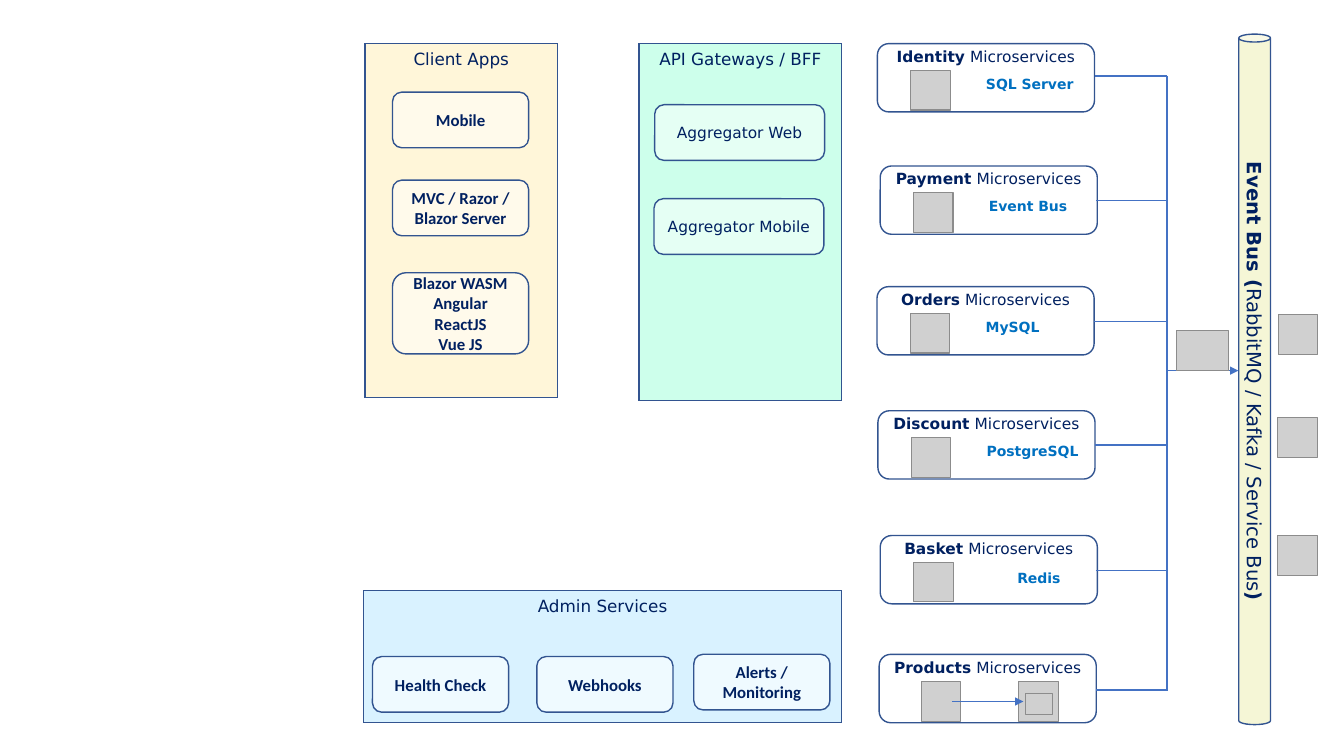
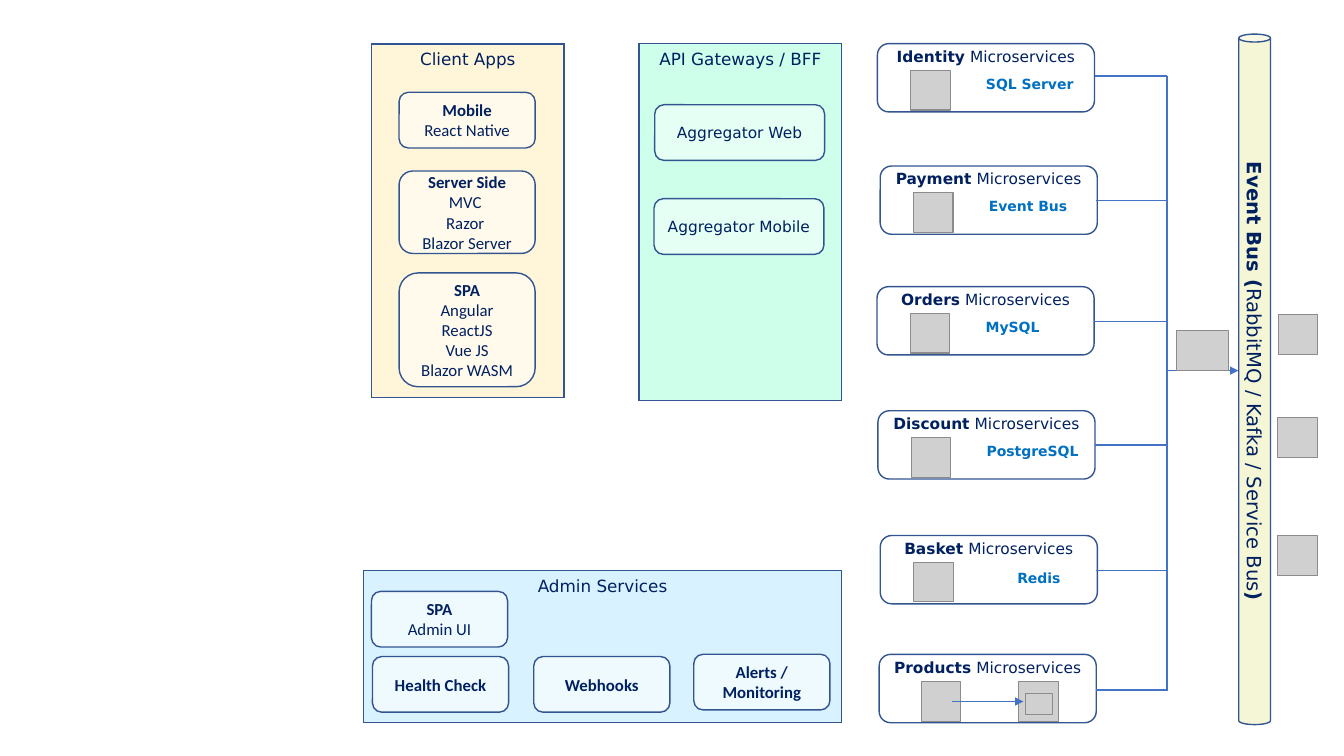
Before and after one commit to vishipayyallore/eshop-main, a slide deck: slide 1 of Documentation/Architecture.pptx. Drawn at 1344x756 pixels with LibreOffice and Linux fonts; fonts in the diff are those of the drawing; grey boxes stand for pictures. Boxes give left, top, right and bottom in pixels: in the first picture for what was removed or moved away, otherwise in the second. Text is boxed around its words. In the diff, an @@ line names an element or a change of style, - is before the commit and + after.

```diff
--- a/Documentation/Architecture.pptx
+++ b/Documentation/Architecture.pptx
@@ rectangle "Client Apps": place and size @@
-rectangle "Client Apps" at box(365, 43, 558, 397)
+rectangle "Client Apps" at box(372, 44, 565, 398)
@@ rounded rectangle "Mobile": place and size @@
-rounded rectangle "Mobile" at box(392, 92, 528, 147)
+rounded rectangle "Mobile" at box(399, 93, 535, 148)
@@ text in rounded rectangle at box(424, 124, 510, 136): paragraph added @@
+React Native
@@ rounded rectangle "Server Side": place and size @@
-rounded rectangle "Server Side" at box(392, 180, 528, 236)
+rounded rectangle "Server Side" at box(399, 171, 535, 254)
@@ text in rounded rectangle at box(422, 176, 512, 253): text changed; bold off @@
-MVC / Razor / Blazor Server
+Server Side
+MVC
+Razor
+Blazor Server
@@ rounded rectangle "SPA": place and size @@
-rounded rectangle "SPA" at box(392, 273, 528, 355)
+rounded rectangle "SPA" at box(399, 273, 535, 387)
@@ text in rounded rectangle at box(454, 285, 480, 296): text changed @@
-Blazor WASM
+SPA
@@ text in rounded rectangle at box(441, 304, 494, 356): bold off in "Angular", "ReactJS", "Vue JS" @@
@@ text in rounded rectangle at box(421, 364, 513, 376): paragraph added @@
+Blazor WASM
@@ rectangle "Admin Services": place and size @@
-rectangle "Admin Services" at box(364, 591, 842, 722)
+rectangle "Admin Services" at box(364, 571, 842, 722)
@@ rounded rectangle added at box(372, 592, 508, 647), fill #EFFAFF, outline #325491 1 pt, 12 pt, text #002060 @@
+SPA
+Admin UI
@@ rounded rectangle "Webhooks": place and size @@
-rounded rectangle "Webhooks" at box(537, 656, 674, 712)
+rounded rectangle "Webhooks" at box(534, 656, 670, 712)
```
Also in this commit, not shown: 1 other file.
